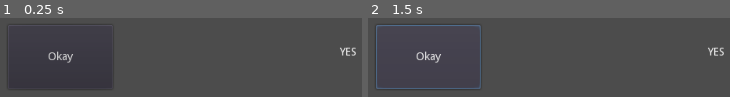
Above: before the commit, frames 1-2 (left to right).
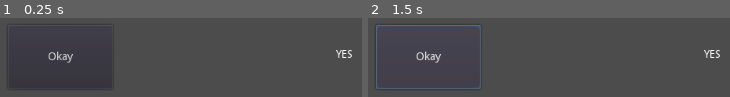
Above: after the commit, the same moments.

Repository: mishkarch/Hello-Godot
Game: Godot game, scene res://Main.tscn
The game is run twice, just before and just after one commit, with the same random seed, the same clock (stepped at 60 frames per second) and the same inputs.
Inputs:
- Up to frame 1 (0.25 s): no input
- Up to frame 2 (1.5 s): click "Okay" at 0.5 s; click "Okay" at 1.25 s

The runs differ from the first frame. In frame 1, 0.4% of the frame differs, in the area x 92-99%, y 36-51%; in frame 2, 0.4%.

Commit message:
снова изменил сцену

Diff:
--- a/Main.tscn
+++ b/Main.tscn
@@ -10,8 +10,8 @@
 text = "Okay"
 
 [node name="Label" type="Label" parent="."]
-margin_left = 521.0
-margin_top = 114.0
-margin_right = 599.0
-margin_bottom = 153.0
+margin_left = 516.335
+margin_top = 117.499
+margin_right = 594.335
+margin_bottom = 156.499
 text = "YES"
